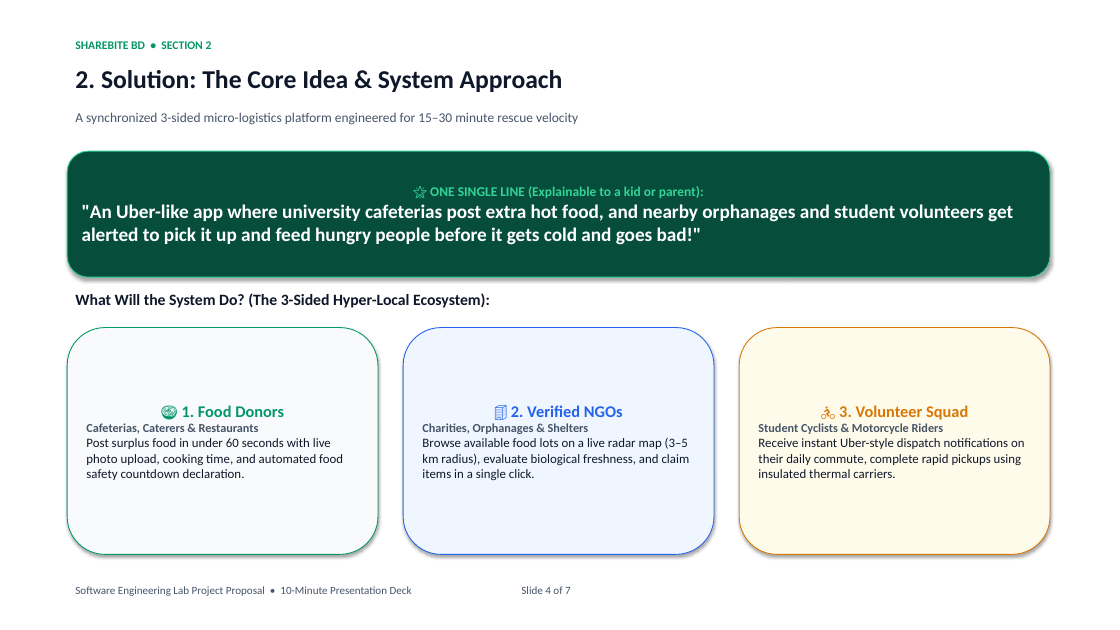
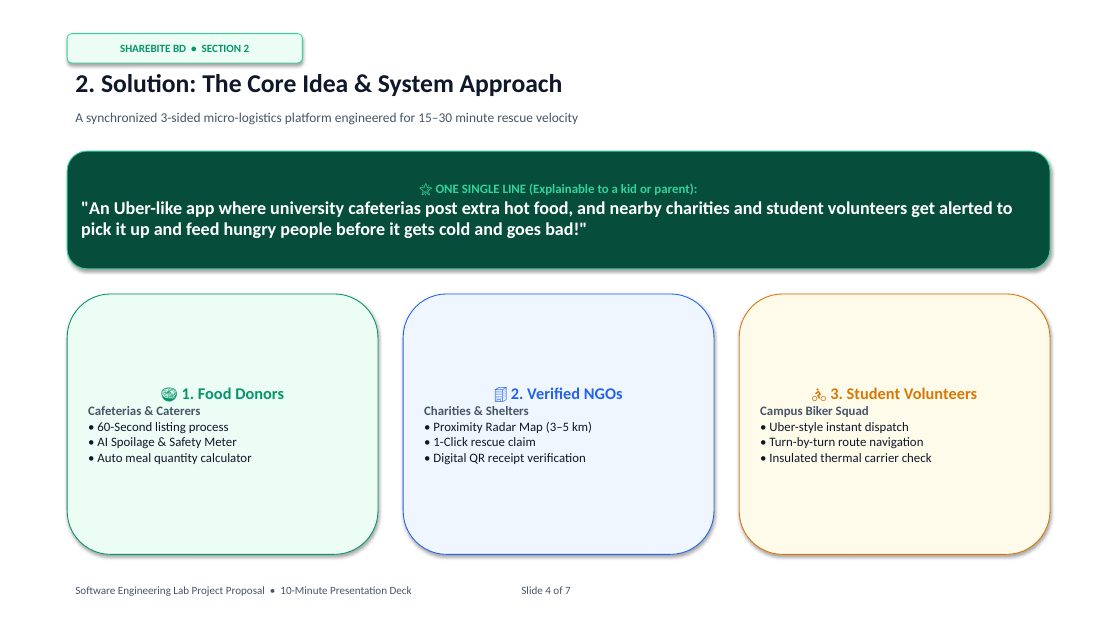
Before and after one commit to mahamudul-hasan7/shearbitebd, a slide deck: slide 4 of ShareBite_BD_SE_Lab_Presentation.pptx. Drawn at 1120x630 pixels with LibreOffice and Linux fonts; fonts in the diff are those of the drawing. Boxes give left, top, right and bottom in pixels: in the first picture for what was removed or moved away, otherwise in the second. Text is boxed around its words. In the diff, an @@ line names an element or a change of style, - is before the commit and + after.

Commit message:
feat(slides): revamp SE lab proposal slides with professional visuals, minimal key points, and embedded photos

```diff
--- a/ShareBite_BD_SE_Lab_Presentation.pptx
+++ b/ShareBite_BD_SE_Lab_Presentation.pptx
@@ rounded rectangle "SHAREBITE BD • SECTION 2" resized from (x1=75, y1=41, x2=212, y2=49) to (x1=67, y1=34, x2=302, y2=63) @@
@@ rounded rectangle "SHAREBITE BD • SECTION 2" at (x1=67, y1=34, x2=302, y2=63): size 10 to 9.5 pt; alignment left to centre; vertical alignment top to middle; fill none to #ECFDF5; outline none to #34D399 0.75 pt; shadow on @@
@@ text "2. Solution: The Core Idea ..." moved from (x1=75, y1=70, x2=563, y2=92) to (x1=75, y1=74, x2=563, y2=96) @@
@@ rounded rectangle "🌟 ONE SINGLE LINE (Explainable ..." resized from (x1=67, y1=151, x2=1050, y2=277) to (x1=67, y1=151, x2=1050, y2=269) @@
@@ text in rounded rectangle at (x1=81, y1=201, x2=1013, y2=238): text changed; size 16.5 to 15.5 pt @@
-"An Uber-like app where university cafeterias post extra hot food, and nearby orphanages and student volunteers get alerted to pick it up and feed hungry people before it gets cold and goes bad!"
+"An Uber-like app where university cafeterias post extra hot food, and nearby charities and student volunteers get alerted to pick it up and feed hungry people before it gets cold and goes bad!"
@@ text in rounded rectangle at (x1=436, y1=184, x2=697, y2=195): size 11.5 to 11 pt in "🌟 ONE SINGLE LINE (Explainable to a ..." @@
@@ rounded rectangle "🍲 1. Food Donors" resized from (x1=67, y1=328, x2=378, y2=555) to (x1=67, y1=294, x2=378, y2=555) @@
@@ rounded rectangle "🍲 1. Food Donors" at (x1=67, y1=294, x2=378, y2=555): fill #F8FAFC to #ECFDF5 @@
@@ text removed at (x1=75, y1=293, x2=490, y2=308) @@
-What Will the System Do? (The 3-Sided Hyper-Local Ecosystem):
@@ rounded rectangle "🏢 2. Verified NGOs" resized from (x1=403, y1=328, x2=714, y2=555) to (x1=403, y1=294, x2=714, y2=555) @@
@@ rounded rectangle "🚴 3. Student Volunteers" resized from (x1=739, y1=328, x2=1050, y2=555) to (x1=739, y1=294, x2=1050, y2=555) @@
@@ text in rounded rectangle at (x1=760, y1=387, x2=977, y2=462): text changed @@
-🚴 3. Volunteer Squad
-Student Cyclists & Motorcycle Riders
-Receive instant Uber-style dispatch notifications on their daily commute, complete rapid pickups using insulated thermal carriers.
+🚴 3. Student Volunteers
+Campus Biker Squad
+• Uber-style instant dispatch
+• Turn-by-turn route navigation
+• Insulated thermal carrier check
@@ text in rounded rectangle at (x1=88, y1=406, x2=252, y2=464): text changed @@
-Cafeterias, Caterers & Restaurants
-Post surplus food in under 60 seconds with live photo upload, cooking time, and automated food safety countdown declaration.
+Cafeterias & Caterers
+• 60-Second listing process
+• AI Spoilage & Safety Meter
+• Auto meal quantity calculator
@@ text in rounded rectangle at (x1=424, y1=406, x2=592, y2=464): text changed @@
-Charities, Orphanages & Shelters
-Browse available food lots on a live radar map (3–5 km radius), evaluate biological freshness, and claim items in a single click.
+Charities & Shelters
+• Proximity Radar Map (3–5 km)
+• 1-Click rescue claim
+• Digital QR receipt verification
```
Also in this commit, not shown: 6 other slides changed, 4 other files.
